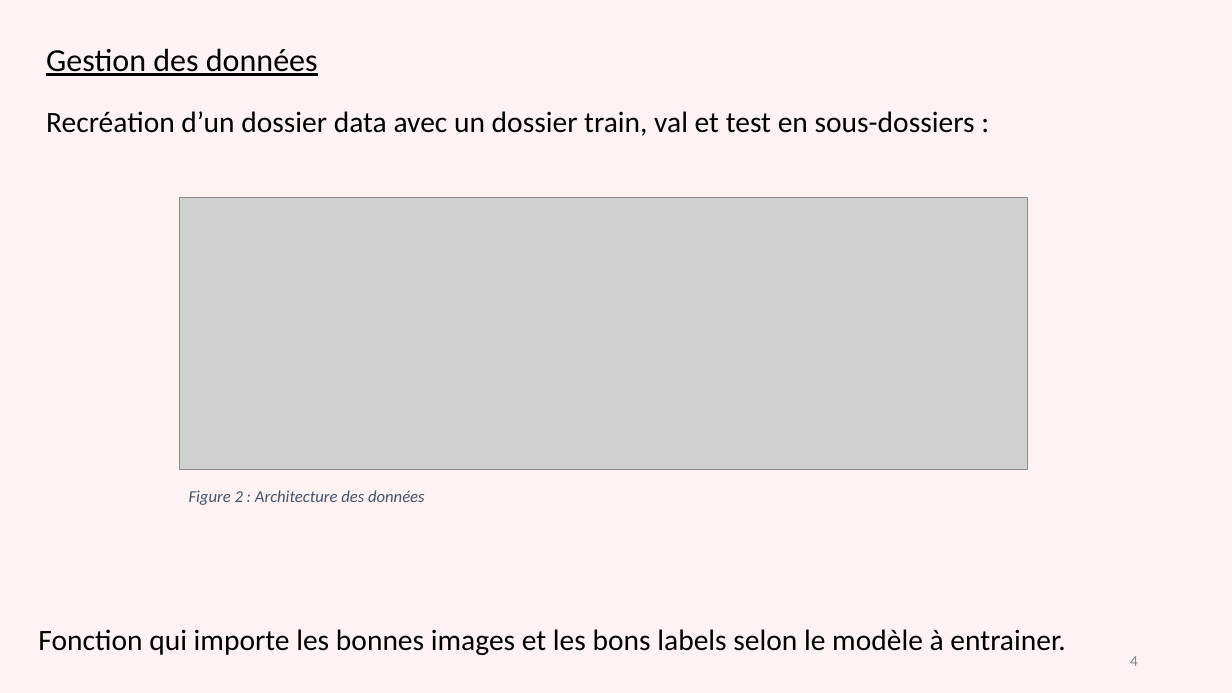
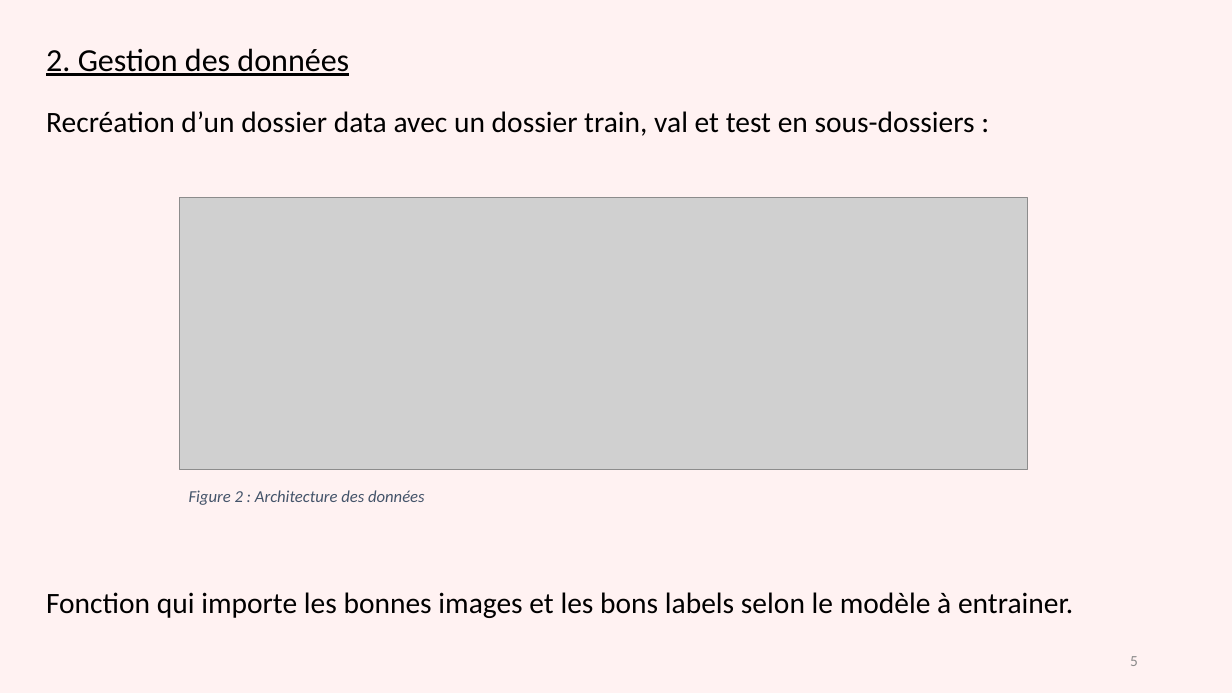
Before and after one commit to gdaume24/Projet-chef-oeuvre, a slide deck: slide 5 of E2/Présentation E2.pptx (slide 4 before the commit). Drawn at 1232x693 pixels with LibreOffice and Linux fonts; fonts in the diff are those of the drawing; grey boxes stand for pictures. Boxes give left, top, right and bottom in pixels: in the first picture for what was removed or moved away, otherwise in the second. Text is boxed around its words. In the diff, an @@ line names an element or a change of style, - is before the commit and + after.

```diff
--- a/E2/Présentation E2.pptx
+++ b/E2/Présentation E2.pptx
@@ title at bbox=[46, 48, 349, 76]: text changed @@
-Gestion des données
+2. Gestion des données
@@ text "Fonction qui importe les bonnes ...": place and size @@
-text "Fonction qui importe les bonnes ..." at bbox=[38, 629, 1065, 655]
+text "Fonction qui importe les bonnes ..." at bbox=[46, 592, 1073, 618]
@@ page number at bbox=[1130, 656, 1138, 666]: text changed @@
-4
+5
```
Also in this commit, not shown: 7 other slides changed, 1 slide added, 4 other files.
